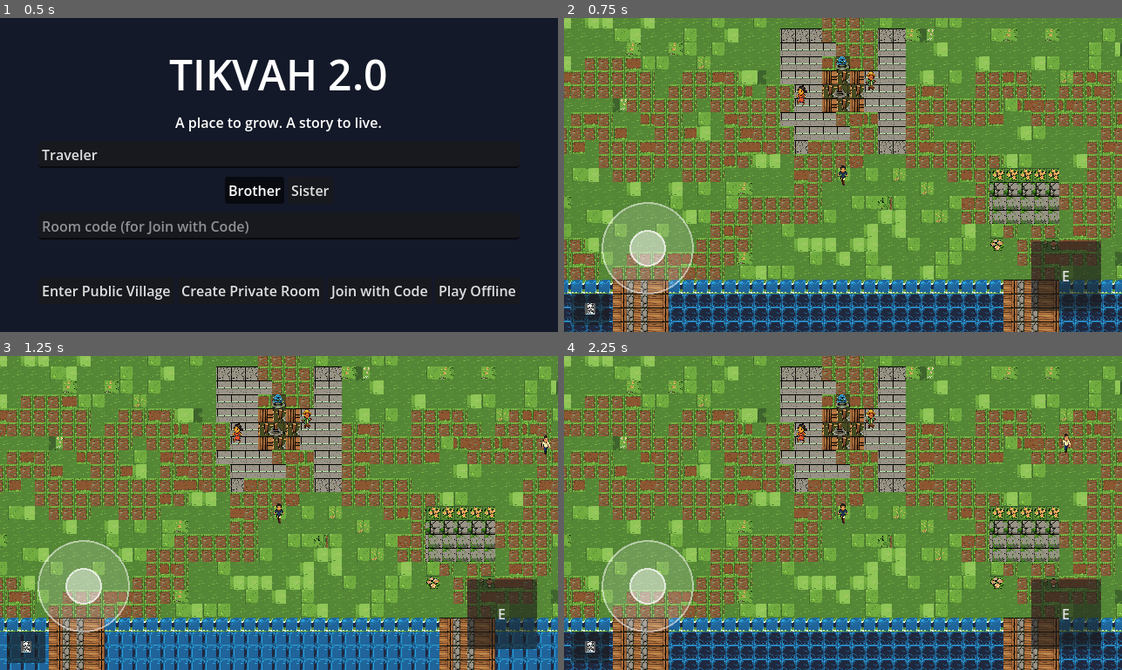
Above: before the commit, frames 1-4 (two rows, left to right).
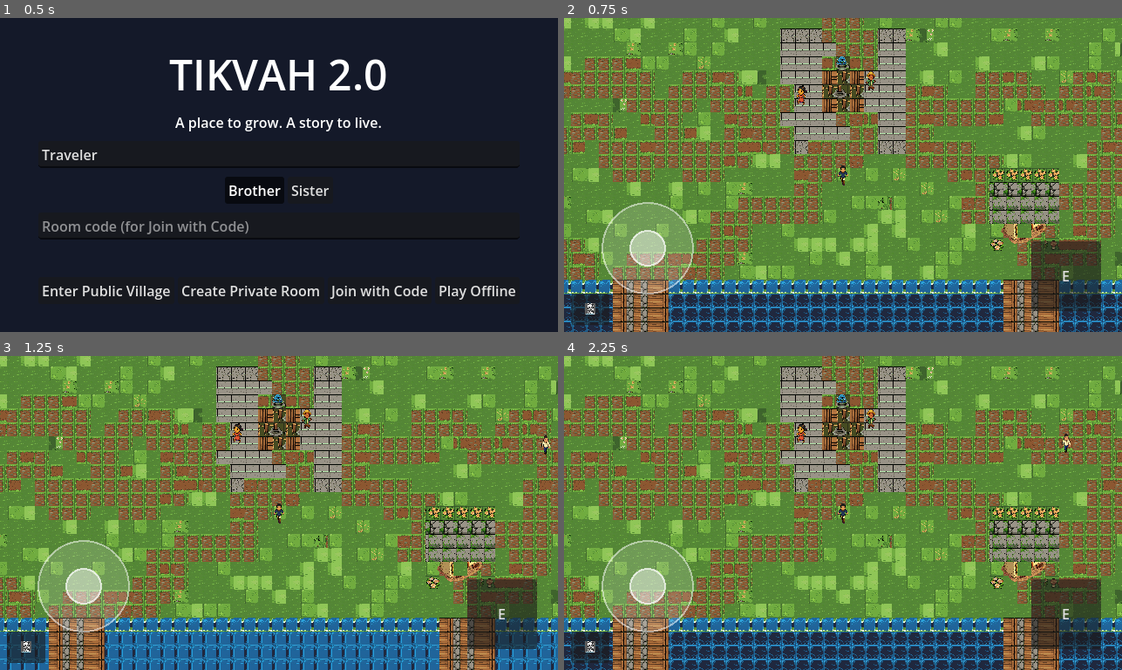
Above: after the commit, the same moments.

Repository: levioragroup-eng/project-Tikvah
Game: Godot game, scene res://scenes/boot.tscn
Two runs of this game, one before a commit and one after it. Both use one fixed random seed, a clock stepped at 60 frames per second and the inputs below.
Inputs:
- Up to frame 1 (0.5 s): no input
- Up to frame 2 (0.75 s): click "Play Offline" at 0.5 s
- Up to frame 3 (1.25 s): no input
- Up to frame 4 (2.25 s): click "📓" at 1.25 s; click "✕" at 2 s

Frame 1 is identical in both runs. In frame 2, 0.2% of the frame differs, in the area x 78-87%, y 65-72%; in frame 3, 0.2%; in frame 4, 0.2%.

Commit message:
GODOT 2.0: building exteriors (church/home/cafe/market) + YSort Entities layer — visually verified rendering

Diff:
--- a/godot/scripts/world/game_wiring.gd
+++ b/godot/scripts/world/game_wiring.gd
@@ -36,8 +36,7 @@
 	{"tile": Vector2i(40, 20), "target": "res://scenes/interiors/market_interior.tscn", "id": "market"},
 ]
 
-const NPC_DEFS := [
-	{"scene": "hannah", "art": "hannah.png", "schedule": {
+const NPC_DEFS := [	{"scene": "hannah", "art": "hannah.png", "schedule": {
 		"morning": Vector2i(12, 28), "afternoon": Vector2i(40, 17),
 		"dusk": Vector2i(53, 39), "night": Vector2i(12, 15)}},
 	{"scene": "elias", "art": "elias.png", "schedule": {
@@ -114,7 +113,24 @@
 	_wire_npcs(village, state)
 	_wire_systems(village, state)
 	_wire_story(village, state)
+	_wire_buildings(village)
 	_wire_title_screen(village, state)
+
+	# Y-sort layer: move all visual Node2Ds (except tile layers and the
+	# canvas-wide DayTint) under a YSort node so the player walks behind
+	# buildings/trees and in front of walls correctly.
+	var entities := Node2D.new()
+	entities.name = "Entities"
+	entities.y_sort_enabled = true
+	village.add_child(entities)
+	var movers: Array = []
+	for c in village.get_children():
+		if c != entities and c is Node2D and not (c is TileMapLayer) and c.name != "DayTint":
+			movers.append(c)
+	for c in movers:
+		village.remove_child(c)
+		entities.add_child(c)
+	state["entities"] = entities
 
 	# Defer player spawn ~0.25s: the DoorTransition driver delivers the
 	# carried player ~2 frames after the scene loads. Adopt it if present
@@ -620,6 +636,33 @@
 		client.call("send_story", flag, value)
 
 
+# ------------------------------------------------------------------ buildings
+
+# Building exteriors. Base (y-sort pivot) sits at the door-front tile so the
+# player sorts correctly against them. Sprite art: assets/buildings/*.png.
+const BUILDINGS := [
+	{"png": "church.png", "base": Vector2(1024, 520), "h": 96},
+	{"png": "home.png", "base": Vector2(200, 248), "h": 64},
+	{"png": "cafe.png", "base": Vector2(856, 664), "h": 64},
+	{"png": "market.png", "base": Vector2(648, 328), "h": 64},
+]
+
+
+static func _wire_buildings(village: Node2D) -> void:
+	for b in BUILDINGS:
+		var tex: Texture2D = load("res://assets/buildings/%s" % b["png"]) as Texture2D
+		if tex == null:
+			continue
+		var root := Node2D.new()
+		root.name = "Building_%s" % str(b["png"]).get_basename()
+		root.position = b["base"]
+		var spr := Sprite2D.new()
+		spr.texture = tex
+		spr.position = Vector2(0, -float(b["h"]) * 0.5)
+		root.add_child(spr)
+		village.add_child(root)
+
+
 # ------------------------------------------------------------------ netcode + title
 
 static func _get_server_url() -> String:
